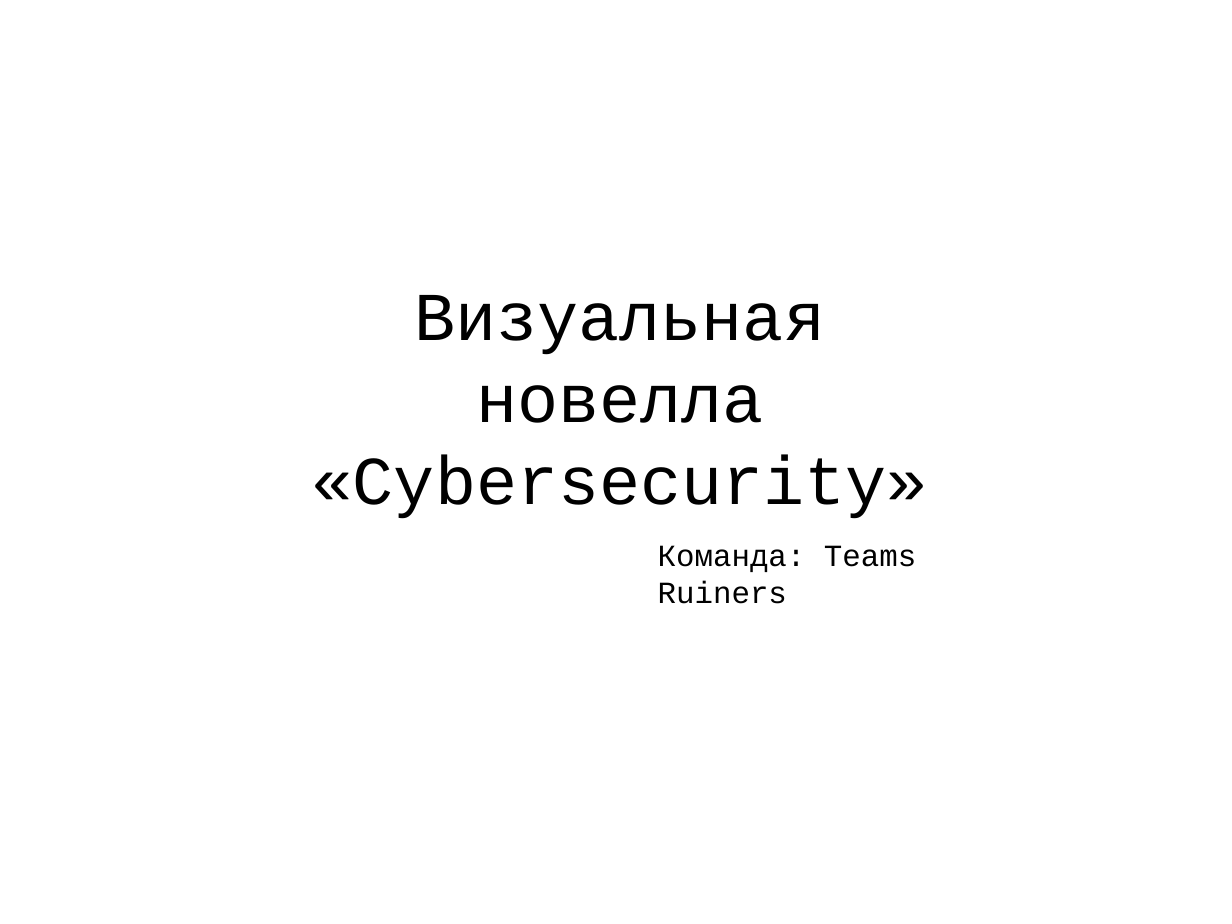
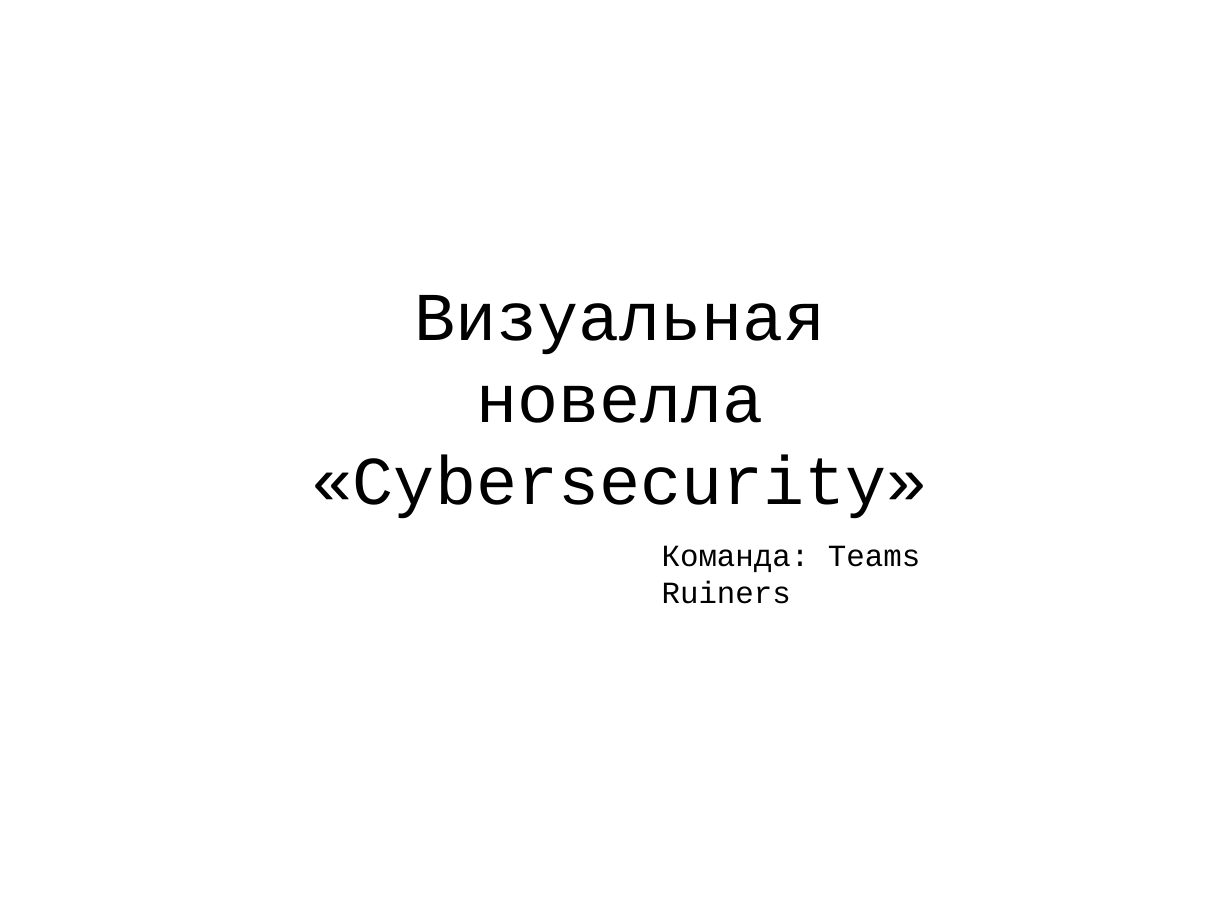
Before and after one commit to Cnek34/OPD, a slide deck: slide 1 of Финальная презентация.pptx. Drawn at 1232x924 pixels with LibreOffice and Linux fonts; fonts in the diff are those of the drawing; background and template pictures are left out. Boxes give left, top, right and bottom in pixels: in the first picture for what was removed or moved away, otherwise in the second. Text is boxed around its words. In the diff, an @@ line names an element or a change of style, - is before the commit and + after.

```diff
--- a/Финальная презентация.pptx
+++ b/Финальная презентация.pptx
@@ text "Команда: Teams Ruiners": place and size @@
-text "Команда: Teams Ruiners" at [658,545,916,604]
+text "Команда: Teams Ruiners" at [662,545,920,604]
```
Also in this commit, not shown: 2 other slides changed.
